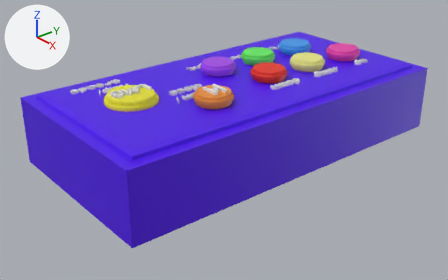
Before and after pictures for a commit that changed the Blender file untitled.blend.
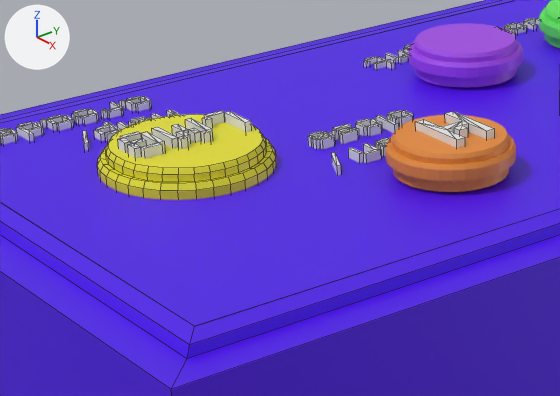
Old and new are each drawn whole from a 50 mm camera at (0.498, -1.137, 0.779) aimed at (-0.827, -0.055, -0.014) and again close up on the part from 16% to 55% of the width and 18% to 62% of the height. The lights are fixed; the arrows at upper left show +X, +Y and +Z. The close-ups show mesh edges as thin lines.

The first close-up shows 'Text.001', 'Text.006', 'Text.007', 'Text.008', 'Text.009', 'button options.003', 'button options.004', 'button options.005', 'button options.007', 'help base'.
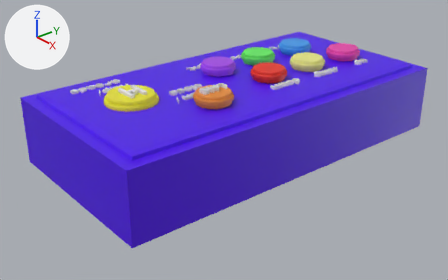
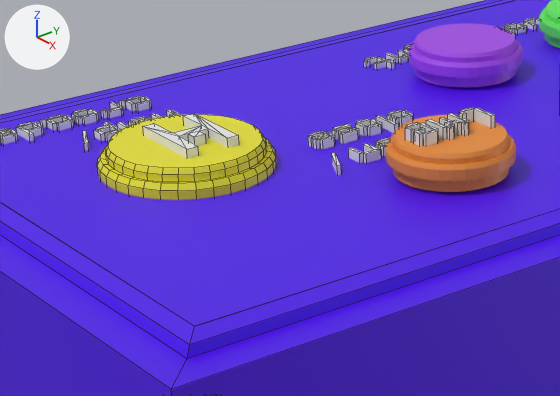
Boxes [x1, y1, x2, y2] around the edits, measured in the close-ups (560 x 396 px):
'Text.009', moved, rescaled
    before: [118, 111, 252, 159]
    after: [405, 108, 495, 146]
'Text.008', moved, rescaled
    before: [415, 111, 495, 148]
    after: [143, 113, 239, 159]

Edits to the bpy script that builds the scene:
```text
Change ob_text_008:
    ob_text_008.location: (-0.7366, -0.1504, 0.3351) -> (-0.8918, -0.3059, 0.3571)
    ob_text_008.scale: (1.0, 1.0, 1.0) -> (1.26, 1.26, 1.26)
Change ob_text_009:
    ob_text_009.location: (-0.8983, -0.2678, 0.2211) -> (-0.7391, -0.1275, 0.2281)
    ob_text_009.scale: (1.0, 1.0, 1.0) -> (0.698, 0.698, 0.698)
```
